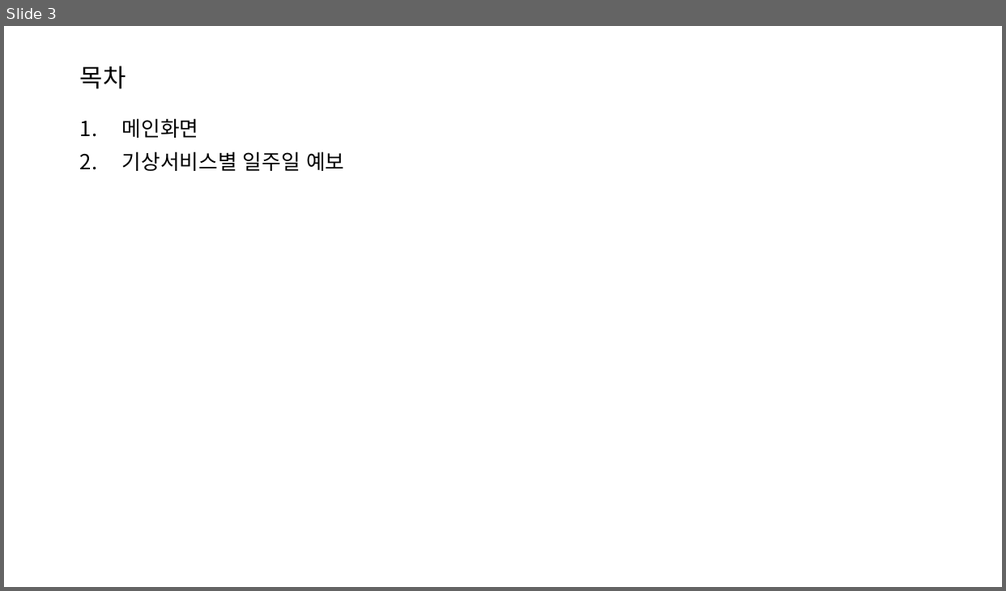
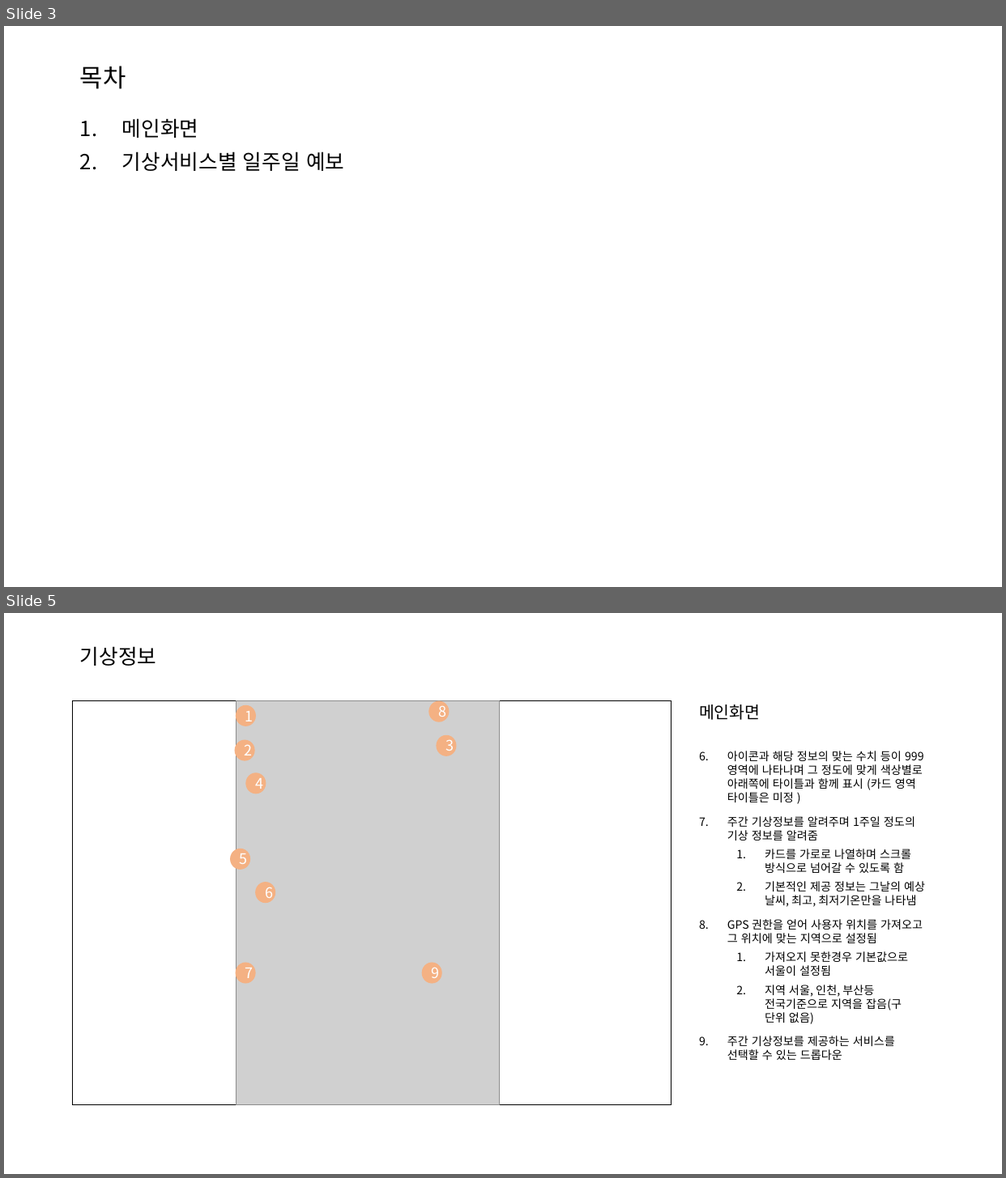
Before and after one commit to jsg3121/WeatherVue, a slide deck: 기능정의서.pptx. Shown one above the other, each under a label of ours: slide 3 before the commit, slides 3 and 5 after it; the slides between them are not shown. The pictures are 1006x591 and 1006x1178 pixels, drawn with LibreOffice and Linux fonts; fonts in the diff are those of the drawing; grey boxes stand for pictures. Boxes give left, top, right and bottom in pixels: in the first picture for what was removed or moved away, otherwise in the second. Text is boxed around its words. In the diff, an @@ line names an element or a change of style, - is before the commit and + after.

Commit message:
FEAT( 기능정의서 ) : 기능정의서 화면 기능 업데이트

```diff
--- a/기능정의서.pptx
+++ b/기능정의서.pptx
@@ slide 5 added at [4,613,1002,1174], background #FFFFFF @@
@@ title added at [80,646,157,666], 20 pt, text #000000 @@
+기상정보
@@ rectangle added at [73,700,671,1105], fill #FFFFFF, outline #000000 1 pt @@
@@ picture added at [236,700,500,1105] @@
@@ ellipse added at [236,706,256,726], fill #F4B183, outline #F4B183 1 pt, 14 pt, text #FFFFFF @@
+1
@@ ellipse added at [429,701,449,722], fill #F4B183, outline #F4B183 1 pt, 14 pt, text #FFFFFF @@
+8
@@ text added at [699,705,760,720], 16 pt, text #000000 @@
+메인화면
@@ ellipse added at [236,740,255,760], fill #F4B183, outline #F4B183 1 pt, 14 pt, text #FFFFFF @@
+2
@@ ellipse added at [437,736,456,756], fill #F4B183, outline #F4B183 1 pt, 14 pt, text #FFFFFF @@
+3
@@ text added at [727,751,925,1060], 11 pt, text #000000 @@
+6. 아이콘과 해당 정보의 맞는 수치 등이 999영역에 나타나며 그 정도에 맞게 색상별로 아래쪽에 타이틀과 함께 표시 (카드 영역 타이틀은 미정 )
+7. 주간 기상정보를 알려주며 1주일 정도의 기상 정보를 알려줌
+  1. 카드를 가로로 나열하며 스크롤 방식으로 넘어갈 수 있도록 함
+  2. 기본적인 제공 정보는 그날의 예상 날씨, 최고, 최저기온만을 나타냄
+8. GPS 권한을 얻어 사용자 위치를 가져오고 그 위치에 맞는 지역으로 설정됨
+  1. 가져오지 못한경우 기본값으로 서울이 설정됨
+  2. 지역 서울, 인천, 부산등 전국기준으로 지역을 잡음(구 단위 없음)
+9. 주간 기상정보를 제공하는 서비스를 선택할 수 있는 드롭다운
@@ ellipse added at [246,773,266,794], fill #F4B183, outline #F4B183 1 pt, 14 pt, text #FFFFFF @@
+4
@@ ellipse added at [231,849,250,869], fill #F4B183, outline #F4B183 1 pt, 14 pt, text #FFFFFF @@
+5
@@ ellipse added at [256,883,275,903], fill #F4B183, outline #F4B183 1 pt, 14 pt, text #FFFFFF @@
+6
@@ ellipse added at [236,964,256,983], fill #F4B183, outline #F4B183 1 pt, 14 pt, text #FFFFFF @@
+7
@@ ellipse added at [423,964,442,983], fill #F4B183, outline #F4B183 1 pt, 14 pt, text #FFFFFF @@
+9
```
Also in this commit, not shown: 1 slide changed, 2 other slides added, 1 slide removed.
